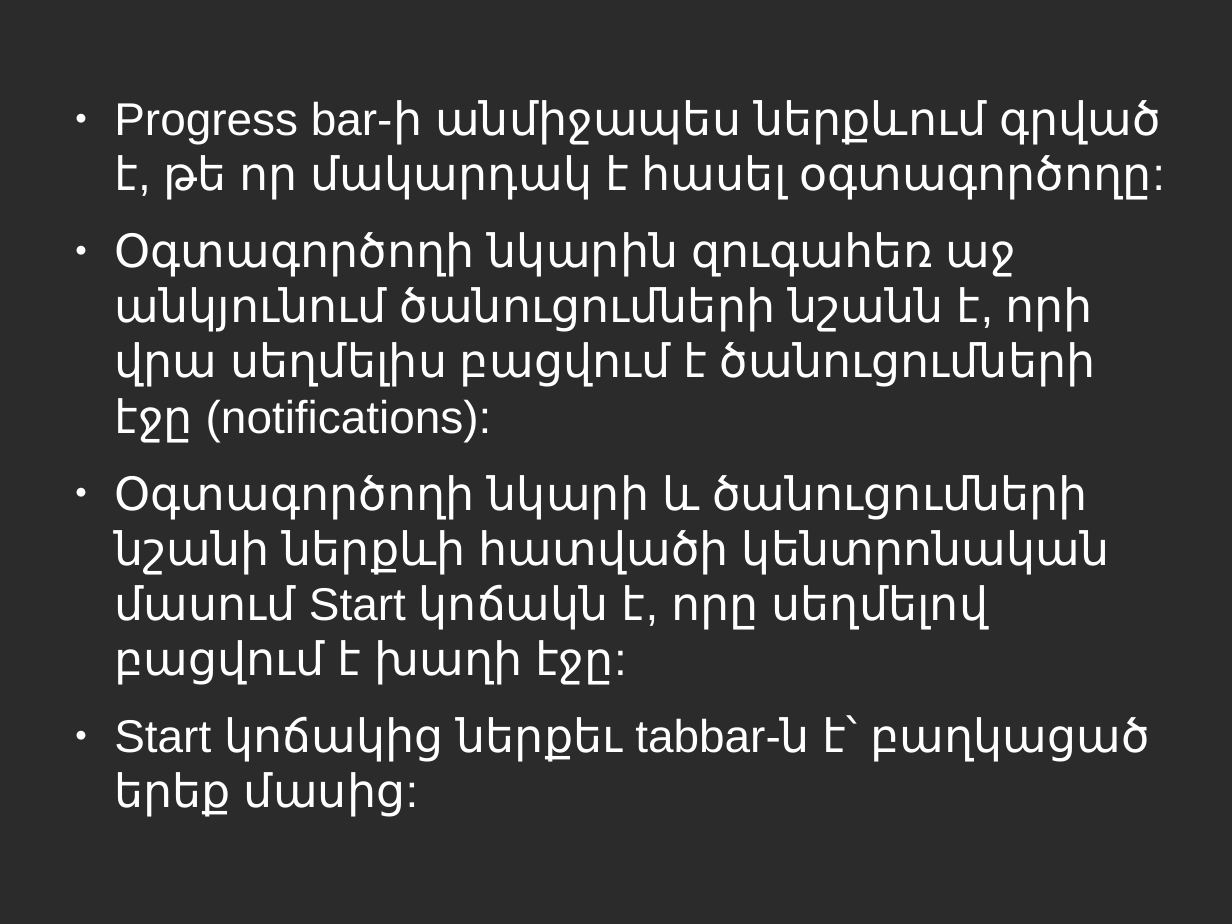
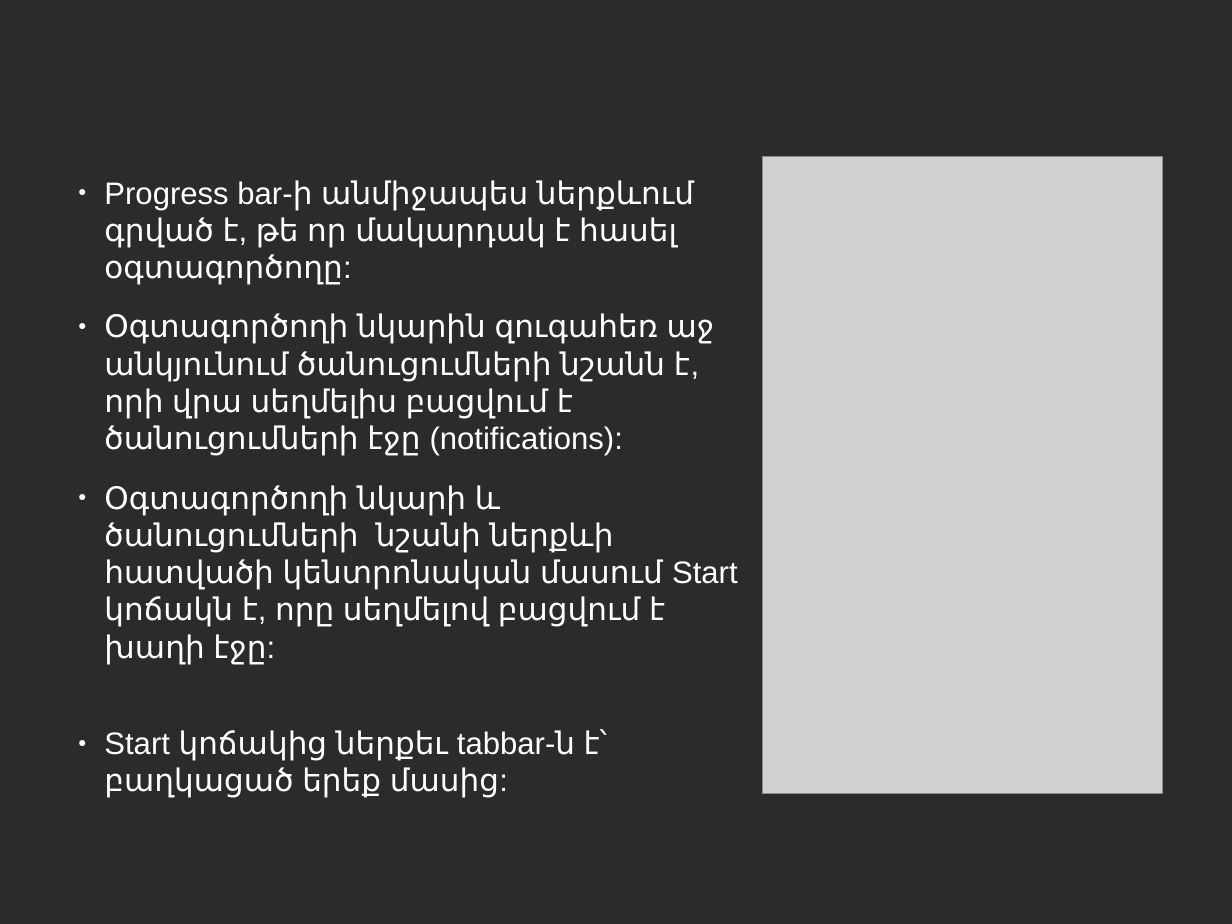
Before and after one commit to vanit-basic/instant_messenger, a slide deck: slide 13 of Documentation/Documentation.odp. Drawn at 1232x924 pixels with LibreOffice and Linux fonts; fonts in the diff are those of the drawing; grey boxes stand for pictures; background and template pictures are left out; a plain dark background stands for a picture behind light text. Boxes give left, top, right and bottom in pixels: in the first picture for what was removed or moved away, otherwise in the second. Text is boxed around its words. In the diff, an @@ line names an element or a change of style, - is before the commit and + after.

```diff
--- a/Documentation/Documentation.odp
+++ b/Documentation/Documentation.odp
@@ text "Progress bar-ի անմիջապես ներքևում գրված ...": place and size @@
-text "Progress bar-ի անմիջապես ներքևում գրված ..." at box(114, 100, 1161, 762)
+text "Progress bar-ի անմիջապես ներքևում գրված ..." at box(104, 180, 738, 761)
@@ text "Progress bar-ի անմիջապես ներքևում գրված ..." at box(104, 180, 738, 761): size 29.6 to 20 pt; indent changed; less space between paragraphs @@
@@ picture added at box(762, 157, 1163, 794) @@
```
Also in this commit, not shown: 8 other slides changed.
